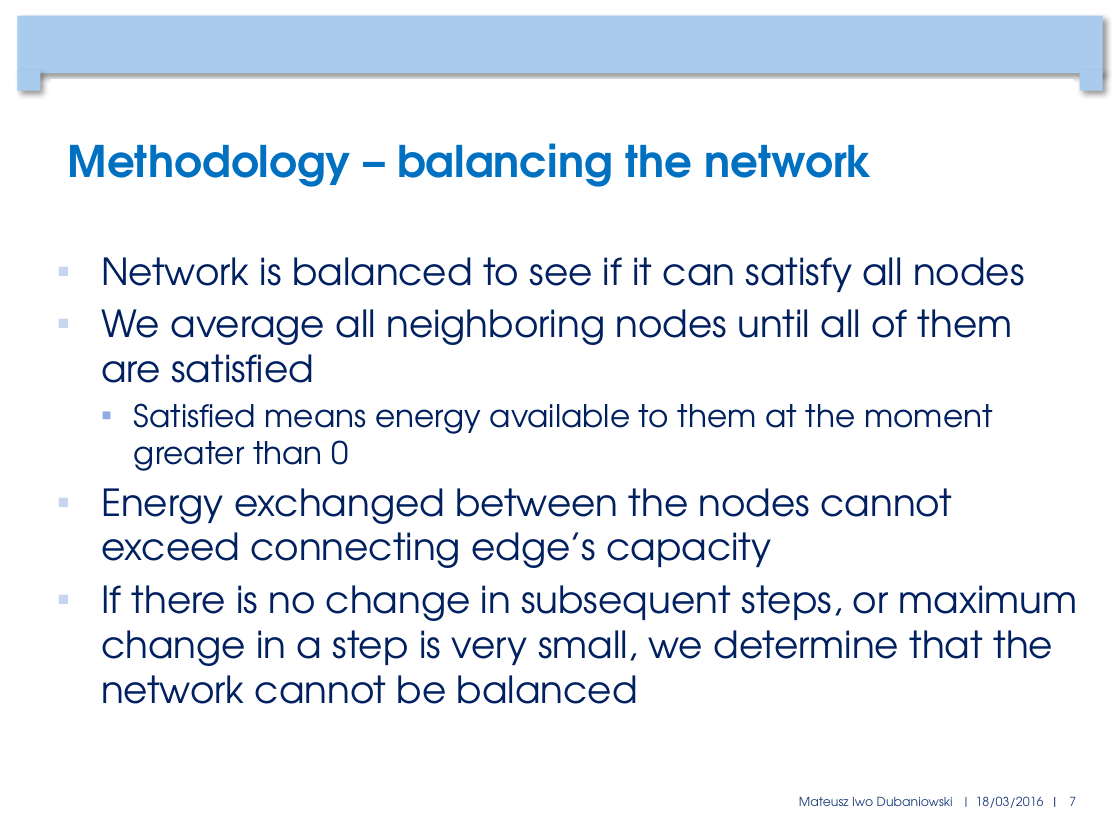
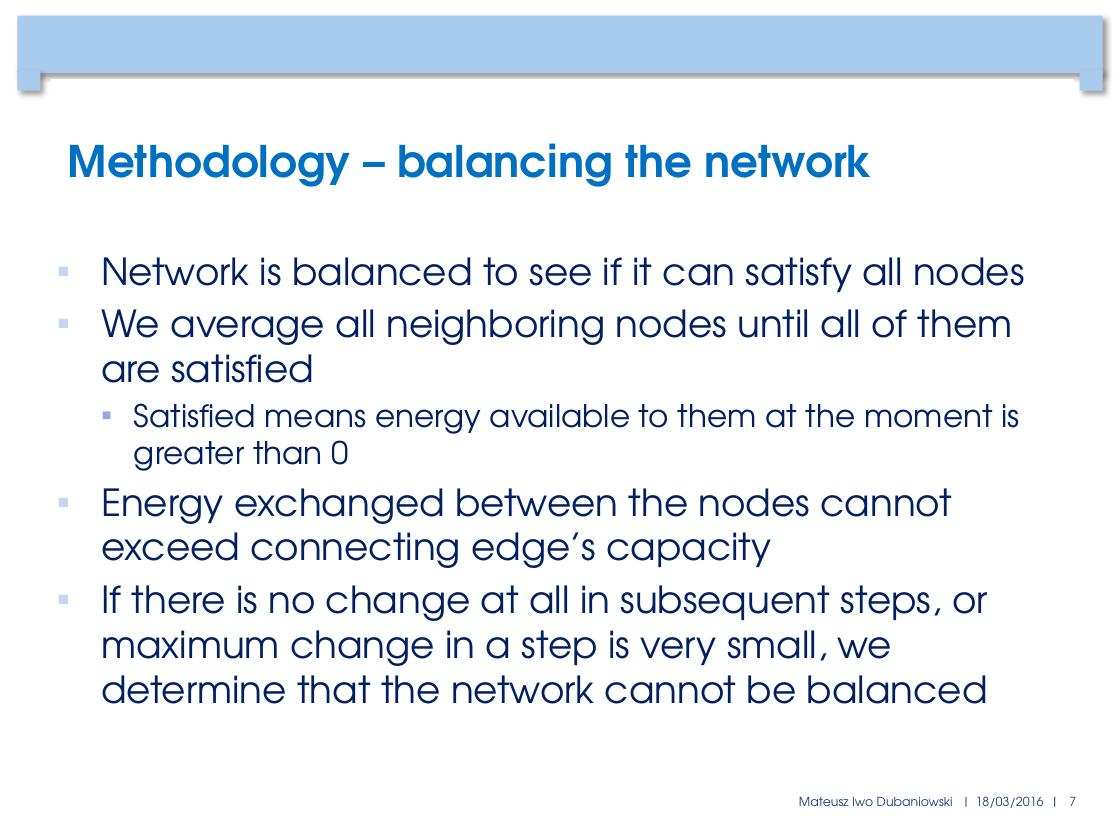
Before and after one commit to mduban/CNProject, a slide deck: slide 7 of FinalPresentation.pptx. Drawn at 1120x840 pixels with LibreOffice and Linux fonts; fonts in the diff are those of the drawing; background and template pictures are left out. Boxes give left, top, right and bottom in pixels: in the first picture for what was removed or moved away, otherwise in the second. Text is boxed around its words. In the diff, an @@ line names an element or a change of style, - is before the commit and + after.

```diff
--- a/FinalPresentation.pptx
+++ b/FinalPresentation.pptx
@@ text at (x1=134, y1=403, x2=1020, y2=471): text changed @@
-  ▪ Satisfied means energy available to them at the moment greater than 0
+  ▪ Satisfied means energy available to them at the moment is greater than 0
@@ text at (x1=101, y1=585, x2=988, y2=704): text changed @@
-▪ If there is no change in subsequent steps, or maximum change in a step is very small, we determine that the network cannot be balanced
+▪ If there is no change at all in subsequent steps, or maximum change in a step is very small, we determine that the network cannot be balanced
```
Also in this commit, not shown: 6 other slides changed.
